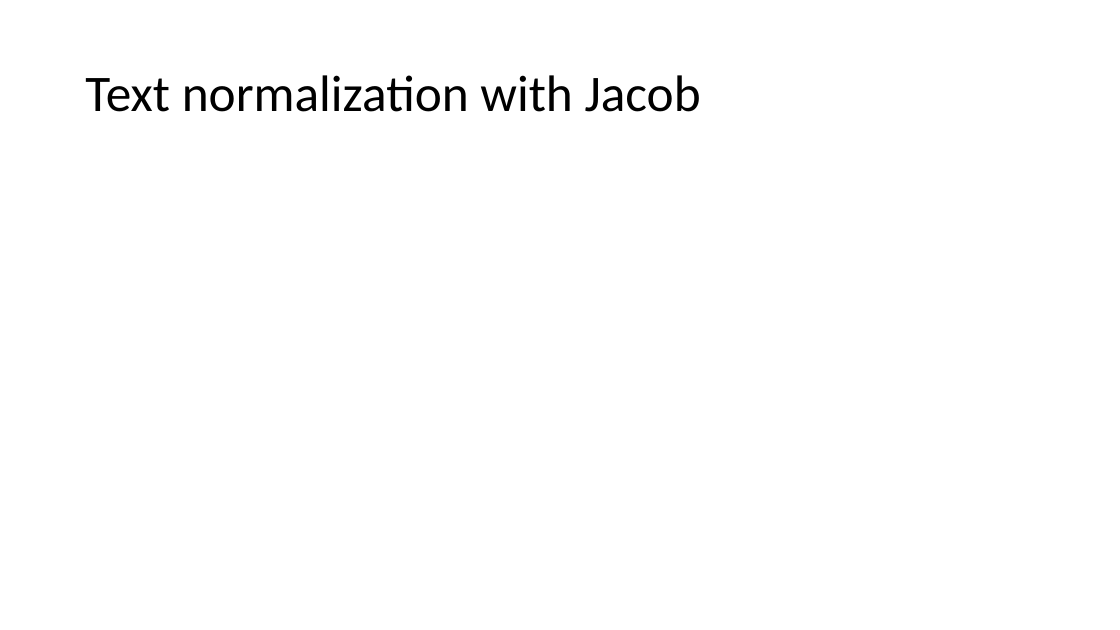
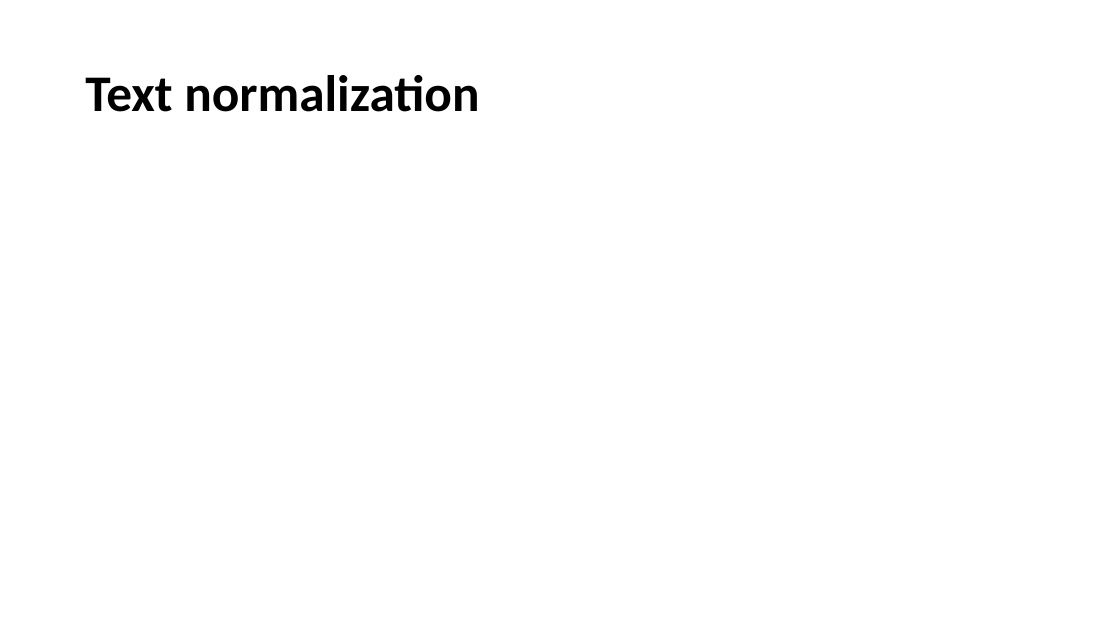
Before and after one commit to YeabinMoonEcon/BUS211, a slide deck: slide 15 of BUS243_NLP/lecture_notes/Lecture2.pptx (slide 14 before the commit). Drawn at 1120x630 pixels with LibreOffice and Linux fonts; fonts in the diff are those of the drawing. Boxes give left, top, right and bottom in pixels: in the first picture for what was removed or moved away, otherwise in the second. Text is boxed around its words. In the diff, an @@ line names an element or a change of style, - is before the commit and + after.

```diff
--- a/BUS243_NLP/lecture_notes/Lecture2.pptx
+++ b/BUS243_NLP/lecture_notes/Lecture2.pptx
@@ title at (85, 75, 479, 112): text changed; bold on @@
-Text normalization with Jacob
+Text normalization
```
Also in this commit, not shown: 1 other slide changed, 1 slide added, 3 other files.
